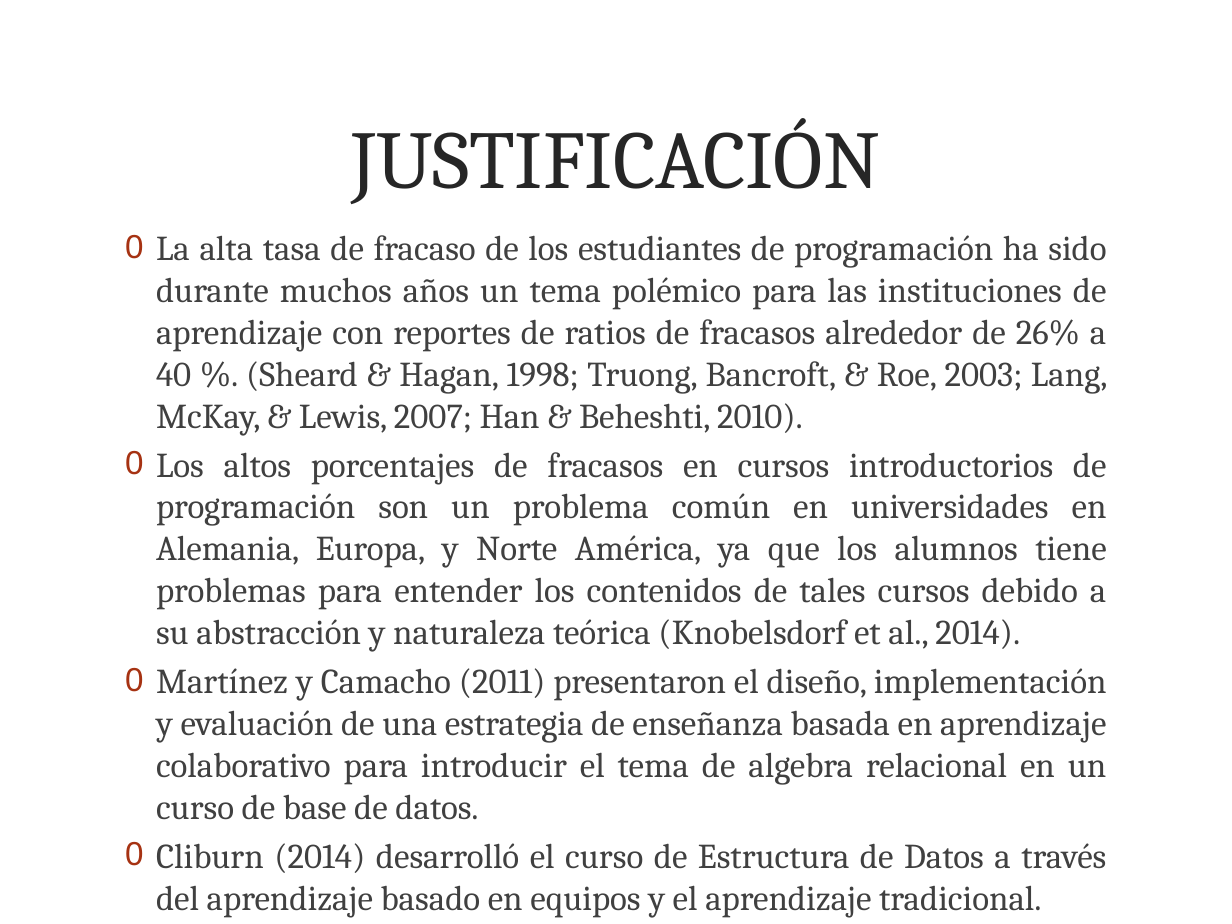
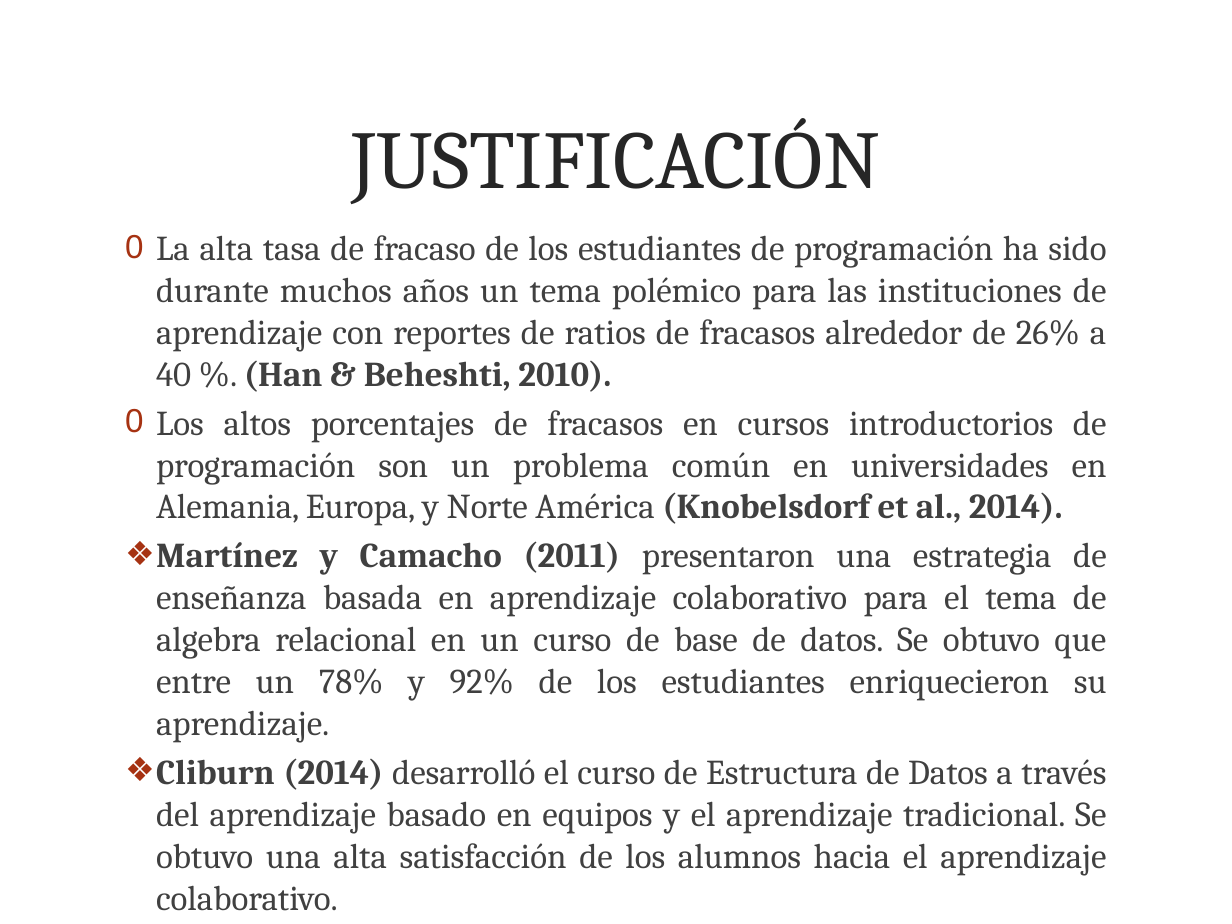
Before and after one commit to leiparov/TesisJigsaw, a slide deck: slide 5 of tesis.pptx (slide 7 before the commit). Drawn at 1232x924 pixels with LibreOffice and Linux fonts; fonts in the diff are those of the drawing; background and template pictures are left out. Boxes give left, top, right and bottom in pixels: in the first picture for what was removed or moved away, otherwise in the second. Text is boxed around its words. In the diff, an @@ line names an element or a change of style, - is before the commit and + after.

```diff
--- a/tesis.pptx
+++ b/tesis.pptx
@@ text at bbox=[156, 235, 1107, 869]: text changed @@
-0 La alta tasa de fracaso de los estudiantes de programación ha sido durante muchos años un tema polémico para las instituciones de aprendizaje con reportes de ratios de fracasos alrededor de 26% a 40 %. (Sheard & Hagan, 1998; Truong, Bancroft, & Roe, 2003; Lang, McKay, & Lewis, 2007; Han & Beheshti, 2010).
-0 Los altos porcentajes de fracasos en cursos introductorios de programación son un problema común en universidades en Alemania, Europa, y Norte América, ya que los alumnos tiene problemas para entender los contenidos de tales cursos debido a su abstracción y naturaleza teórica (Knobelsdorf et al., 2014).
-0 Martínez y Camacho (2011) presentaron el diseño, implementación y evaluación de una estrategia de enseñanza basada en aprendizaje colaborativo para introducir el tema de algebra relacional en un curso de base de datos.
-0 Cliburn (2014) desarrolló el curso de Estructura de Datos a través del aprendizaje basado en equipos y el aprendizaje tradicional.
+0 La alta tasa de fracaso de los estudiantes de programación ha sido durante muchos años un tema polémico para las instituciones de aprendizaje con reportes de ratios de fracasos alrededor de 26% a 40 %. (Han & Beheshti, 2010).
+0 Los altos porcentajes de fracasos en cursos introductorios de programación son un problema común en universidades en Alemania, Europa, y Norte América (Knobelsdorf et al., 2014).
+❖ Martínez y Camacho (2011) presentaron una estrategia de enseñanza basada en aprendizaje colaborativo para el tema de algebra relacional en un curso de base de datos. Se obtuvo que entre un 78% y 92% de los estudiantes enriquecieron su aprendizaje.
+❖ Cliburn (2014) desarrolló el curso de Estructura de Datos a través del aprendizaje basado en equipos y el aprendizaje tradicional. Se obtuvo una alta satisfacción de los alumnos hacia el aprendizaje colaborativo.
```
Also in this commit, not shown: 6 other slides changed, 3 slides removed, 7 other files.
